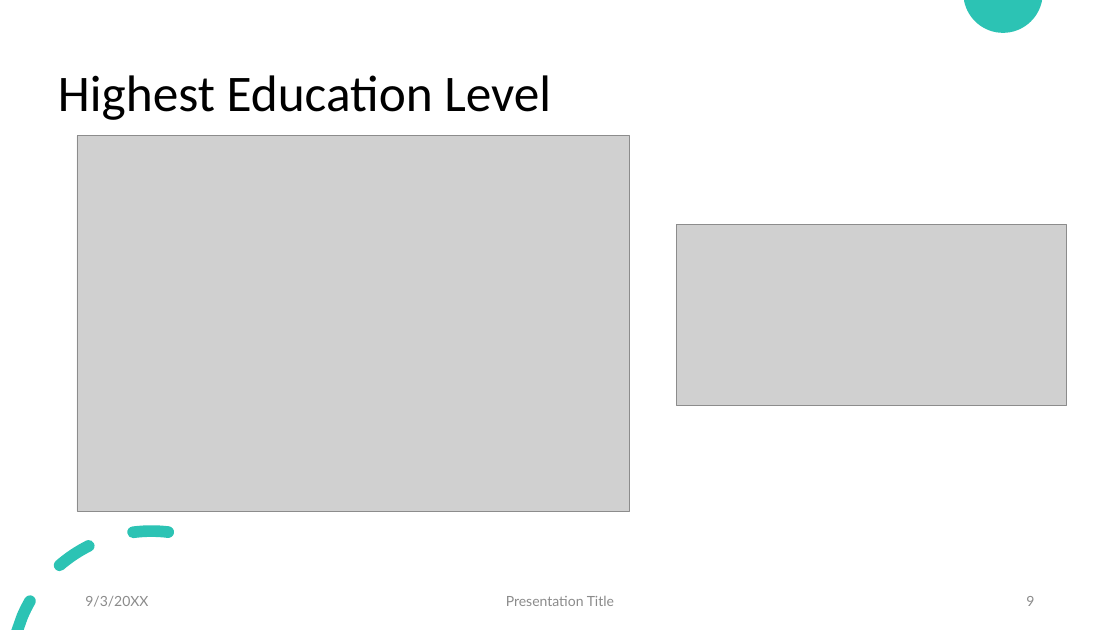
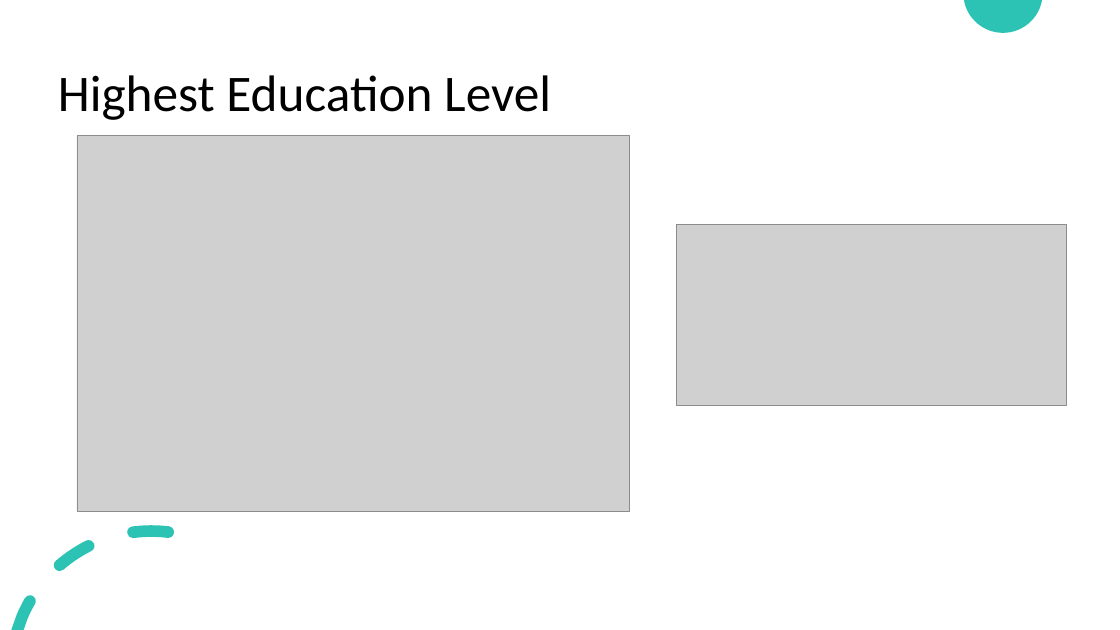
Before and after one commit to gmedina-mx/cs8631-datamngmt-ncl-final-assignment, a slide deck: slide 9 of reports/presentation.pptx. Drawn at 1120x630 pixels with LibreOffice and Linux fonts; fonts in the diff are those of the drawing; grey boxes stand for pictures. Boxes give left, top, right and bottom in pixels: in the first picture for what was removed or moved away, otherwise in the second. Text is boxed around its words. In the diff, an @@ line names an element or a change of style, - is before the commit and + after.

```diff
--- a/reports/presentation.pptx
+++ b/reports/presentation.pptx
@@ freeform shape at (x1=12, y1=525, x2=175, y2=630): outline redrawn @@
@@ text removed at (x1=85, y1=596, x2=148, y2=607) @@
-9/3/20XX
@@ text removed at (x1=506, y1=596, x2=614, y2=606) @@
-Presentation Title
@@ page number removed at (x1=1026, y1=596, x2=1034, y2=606) @@
-9
```
Also in this commit, not shown: 10 other slides changed, 2 slides added, 2 slides removed, 1 other file.
